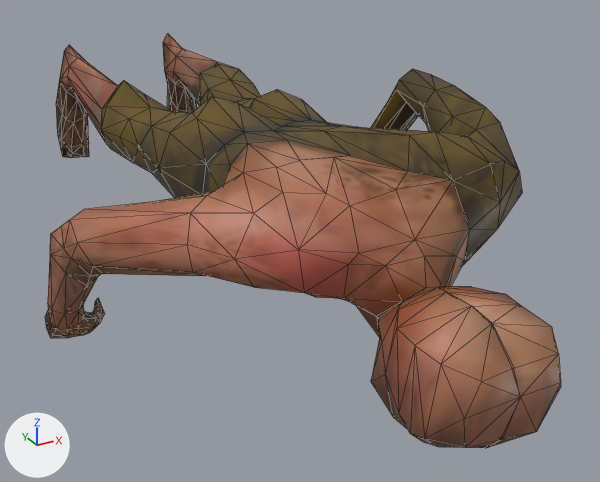
One commit to the Blender file Models/npc_humanoidmutant.blend: the scene before it, then after it.
The view is the same before and after, from a 50 mm lens placed at (-0.766, -1.641, 0.662), pointed at (0.096, -0.074, -0.122). The axes (+X, +Y, +Z) are drawn at lower left. The lights are the same throughout. The picture after the commit comes second. Mesh edges are drawn as thin lines.

In view in the first picture: 'npc_humanoid_mutant'.
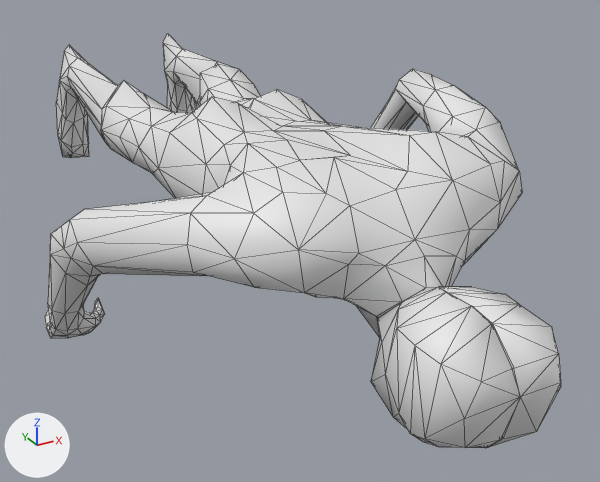
The newer file is also turned or shifted as a whole; pictures and numbers use the older file's frame.

Location of each change, [x1, y1, x2, y2] in pixels of the pictures (600 x 482 px):
'npc_humanoid_mutant', recoloured (brown to white): [45, 33, 561, 448] in both

What changed in the scene script:
```text
Change me_npc_humanoid_mutant_mesh:
    where me_npc_humanoid_mutant_mesh.from_pydata(...)  # 521 vertices, 1034 faces; spans x -0.331..0.272, y -0.203..0.18, z -0.676..0.602
    remove me_npc_humanoid_mutant_mesh.materials.append(mat_npc_humanoidmutant_png)  # picture img_npc_humanoidmutant_png
```
